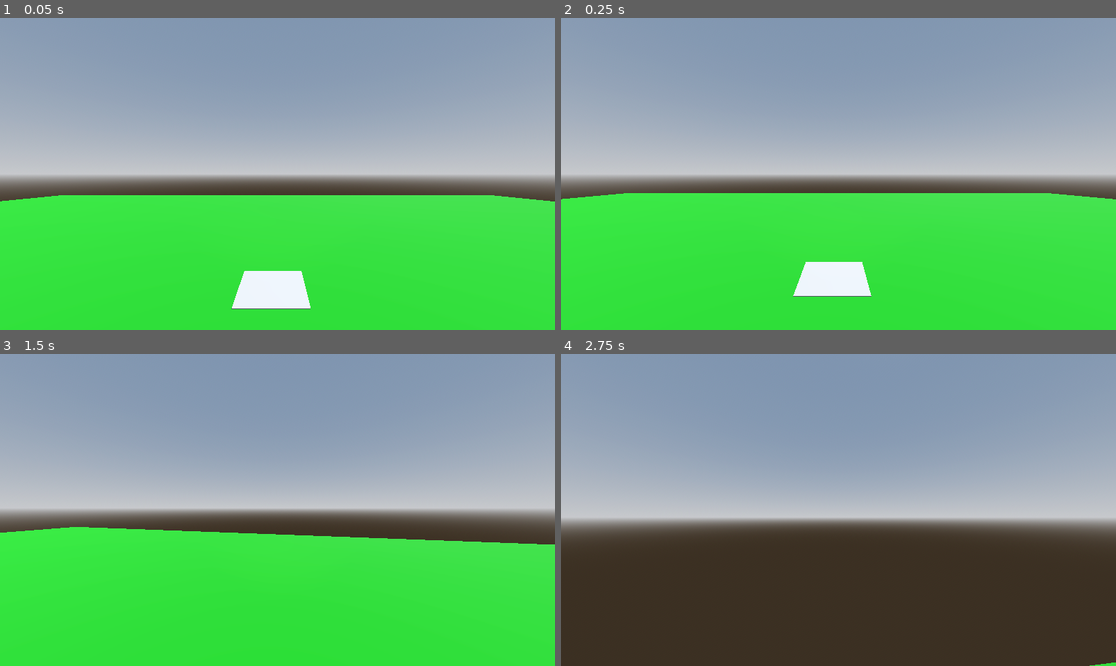
Above: before the commit, frames 1-4 (two rows, left to right).
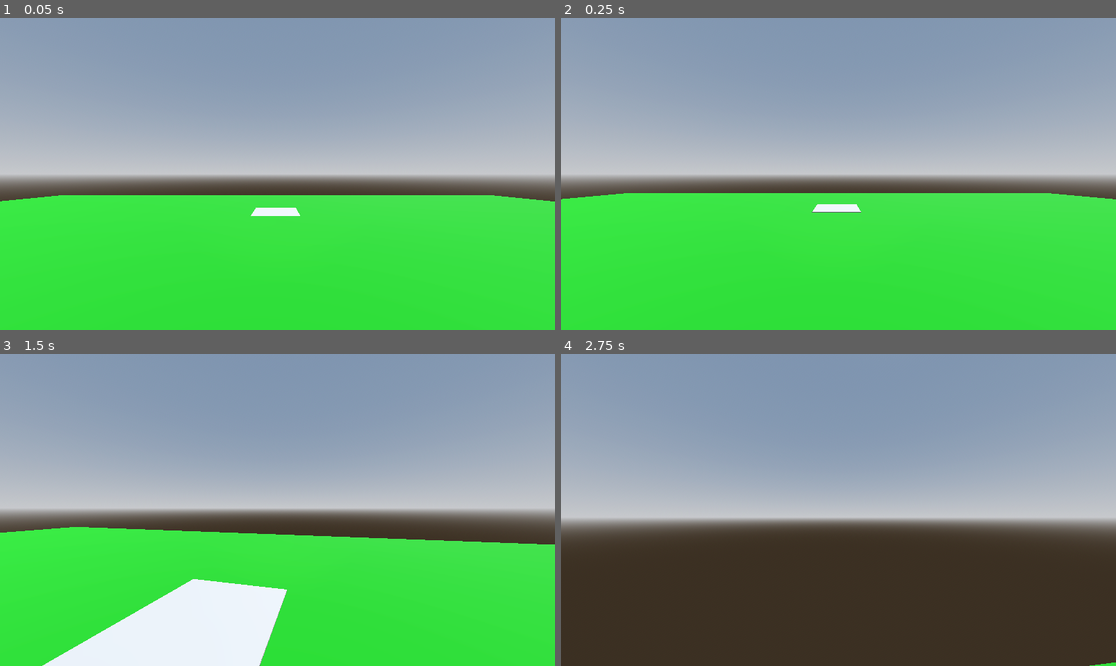
Above: after the commit, the same moments.

Repository: hotsno/fractured-drift
Game: Godot game, scene res://Levels/Sandbox/sandbox.tscn
The game is run twice, just before and just after one commit, with the same random seed, the same clock (stepped at 60 frames per second) and the same inputs. The project has no main scene, so this scene is started directly.
Inputs (mouse positions are in pixels of both pictures, inside the frame that each line leads up to):
- Up to frame 1 (0.05 s): no input
- Up to frame 2 (0.25 s): no input
- Up to frame 3 (1.5 s): tap Enter at 0.5 s; move the mouse to (305, 510) at 0.52 s; hold Shift (sprint) 0.53-1.28 s; hold W (up) from 0.53 s (still down); tap Space (jump) at 0.77 s; move the mouse to (249, 510) at 1.27 s; tap Shift (sprint) at 1.35 s
- Up to frame 4 (2.75 s): keep holding W (up); tap Space (jump) at 1.52 s; move the mouse to (849, 503) at 2.02 s; hold Shift (sprint) from 2.03 s (still down)

The runs differ from the first frame. In frame 1, 1.7% of the frame differs, in the area x 41-56%, y 60-94%; in frame 2, 1.6%; in frame 3, 7.6%, in the area x 7-52%, y 72-100%; in frame 4, nothing differs.

Commit message:
Add block dispenser

Diff:
--- /dev/null
+++ b/Common/BlockDispenser/block_dispenser.gd
@@ -0,0 +1,17 @@
+extends Node3D
+
+@export var block_scene = preload("res://Common/Block/block.tscn")
+@export var spawn_location = Vector3i(1, 10, 1)
+var block_instance: Node
+
+func spawn_block():
+	var block_instance = block_scene.instantiate()
+	block_instance.position = spawn_location
+	add_child(block_instance)
+	self.block_instance = block_instance
+
+func _on_pressure_plate_stepped_on():
+	if not block_instance:
+		spawn_block()
+	else:
+		block_instance.position = spawn_location
--- /dev/null
+++ b/Common/BlockDispenser/block_dispenser.tscn
@@ -0,0 +1,11 @@
+[gd_scene load_steps=3 format=3 uid="uid://dptxxfq5t8517"]
+
+[ext_resource type="Script" path="res://Common/BlockDispenser/block_dispenser.gd" id="1_f0dh5"]
+[ext_resource type="PackedScene" uid="uid://dk811qarbst5q" path="res://Common/PressurePlate/pressure_plate.tscn" id="2_cysk1"]
+
+[node name="BlockDispenser" type="Node3D"]
+script = ExtResource("1_f0dh5")
+
+[node name="PressurePlate" parent="." instance=ExtResource("2_cysk1")]
+
+[connection signal="stepped_on" from="PressurePlate" to="." method="_on_pressure_plate_stepped_on"]
--- a/Common/PressurePlate/pressure_plate.gd
+++ b/Common/PressurePlate/pressure_plate.gd
@@ -1,10 +1,6 @@
 extends Area3D
 
 signal stepped_on
-
-@export var block_scene = preload("res://Common/Block/block.tscn")
-@export var spawn_location = Vector3i(1, 10, 1)
-var block_instance: Node
 
 func _ready():
 	connect("body_entered", _on_body_entered)
@@ -12,13 +8,3 @@
 func _on_body_entered(body):
 	if body.name == "Player":
 		emit_signal("stepped_on")
-		if not block_instance:
-			spawn_block()
-		else:
-			block_instance.position = spawn_location
-
-func spawn_block():
-	var block_instance = block_scene.instantiate()
-	block_instance.position = spawn_location
-	add_child(block_instance)
-	self.block_instance = block_instance
--- a/Common/PressurePlate/pressure_plate.tscn
+++ b/Common/PressurePlate/pressure_plate.tscn
@@ -10,6 +10,7 @@
 
 [node name="PressurePlate" type="Area3D"]
 transform = Transform3D(2, 0, 0, 0, 2, 0, 0, 0, 2, 0, 0, -3.04948)
+collision_mask = 3
 script = ExtResource("1_ijuiy")
 
 [node name="MeshInstance3D" type="MeshInstance3D" parent="."]
--- a/Levels/Sandbox/sandbox.tscn
+++ b/Levels/Sandbox/sandbox.tscn
@@ -1,7 +1,7 @@
 [gd_scene load_steps=7 format=3 uid="uid://6x8jmhi5pj3"]
 
 [ext_resource type="PackedScene" uid="uid://drkbyftyse3xy" path="res://Common/Player/player.tscn" id="1_nd88y"]
-[ext_resource type="PackedScene" uid="uid://dk811qarbst5q" path="res://Common/PressurePlate/pressure_plate.tscn" id="2_ajwrk"]
+[ext_resource type="PackedScene" uid="uid://dptxxfq5t8517" path="res://Common/BlockDispenser/block_dispenser.tscn" id="2_407qt"]
 
 [sub_resource type="ProceduralSkyMaterial" id="ProceduralSkyMaterial_jmhgr"]
 sky_horizon_color = Color(0.64625, 0.65575, 0.67075, 1)
@@ -38,7 +38,5 @@
 collision_layer = 2
 collision_mask = 7
 
-[node name="PressurePlate" parent="." instance=ExtResource("2_ajwrk")]
-collision_mask = 3
-
-[connection signal="stepped_on" from="PressurePlate" to="." method="_on_pressure_plate_stepped_on"]
+[node name="BlockDispenser" parent="." instance=ExtResource("2_407qt")]
+transform = Transform3D(2, 0, 0, 0, 2, 0, 0, 0, 2, 0, 0, -3.04948)
